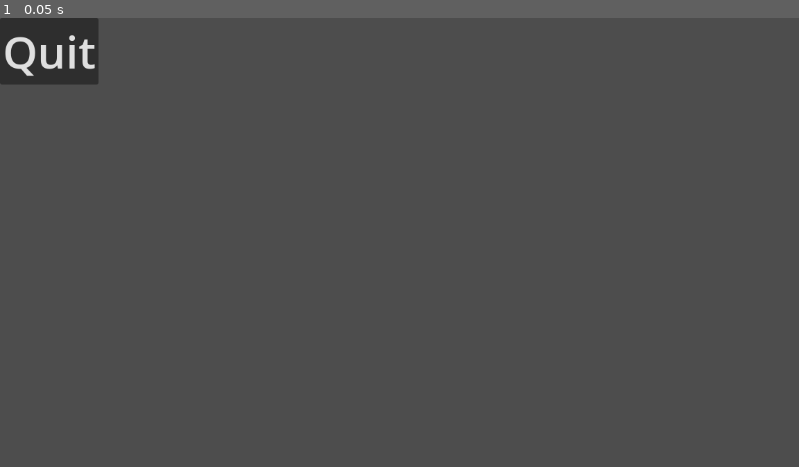
Above: before the commit, frame 1.
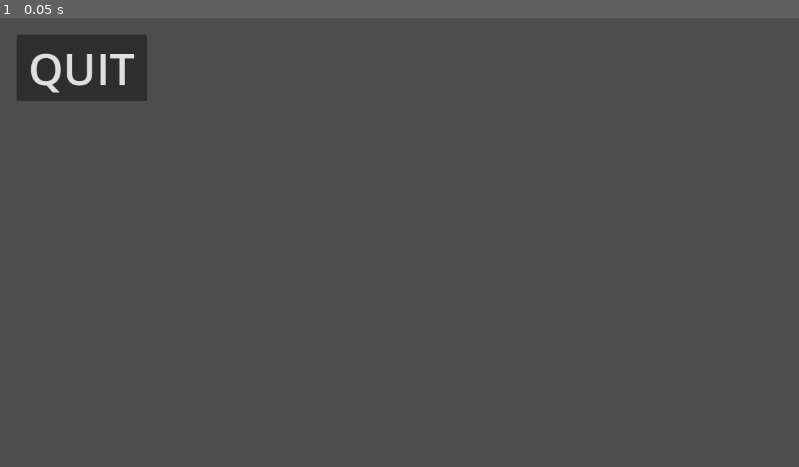
Above: after the commit, the same moment.

Repository: RuiJiang-A/2d-platformer
Game: Godot game, scene res://Scenes/main.tscn
The game is run twice, just before and just after one commit, with the same random seed, the same clock (stepped at 60 frames per second) and the same inputs.
Inputs:
- Up to frame 1 (0.05 s): no input

The runs differ from the first frame. In frame 1, 2.4% of the frame differs, in the area x 0-19%, y 0-19%.

Commit message:
Add "Quit" button

Diff:
--- a/game/Scenes/main.tscn
+++ b/game/Scenes/main.tscn
@@ -2,10 +2,20 @@
 
 [node name="root" type="Node2D"]
 
-[node name="Canavas" type="Node" parent="."]
+[node name="Entry Controller" type="EntryController" parent="."]
+_import_path = NodePath("")
+unique_name_in_owner = false
+process_mode = 0
+process_priority = 0
+process_physics_priority = 0
+process_thread_group = 0
+editor_description = ""
+script = null
 
-[node name="Button_Quit" type="Button" parent="Canavas"]
-offset_right = 142.0
-offset_bottom = 96.0
+[node name="Button_Quit" type="Button" parent="Entry Controller"]
+offset_left = 24.0
+offset_top = 24.0
+offset_right = 212.0
+offset_bottom = 120.0
 theme_override_font_sizes/font_size = 64
-text = "Quit"
+text = "QUIT"
Not shown, added: .gitignore
Not shown, added: .sconsign.dblite
Not shown, added: SConstruct
Not shown, changed: game/.gitignore
Not shown, added: src/EntryController/EntryController.cpp
Not shown, added: src/EntryController/EntryController.h
Not shown, added: src/EntryController/EntryController.windows.template_debug.x86_64.obj
Not shown, added: src/register_types.cpp
Not shown, added: src/register_types.h
Not shown, added: src/register_types.windows.template_debug.x86_64.obj
